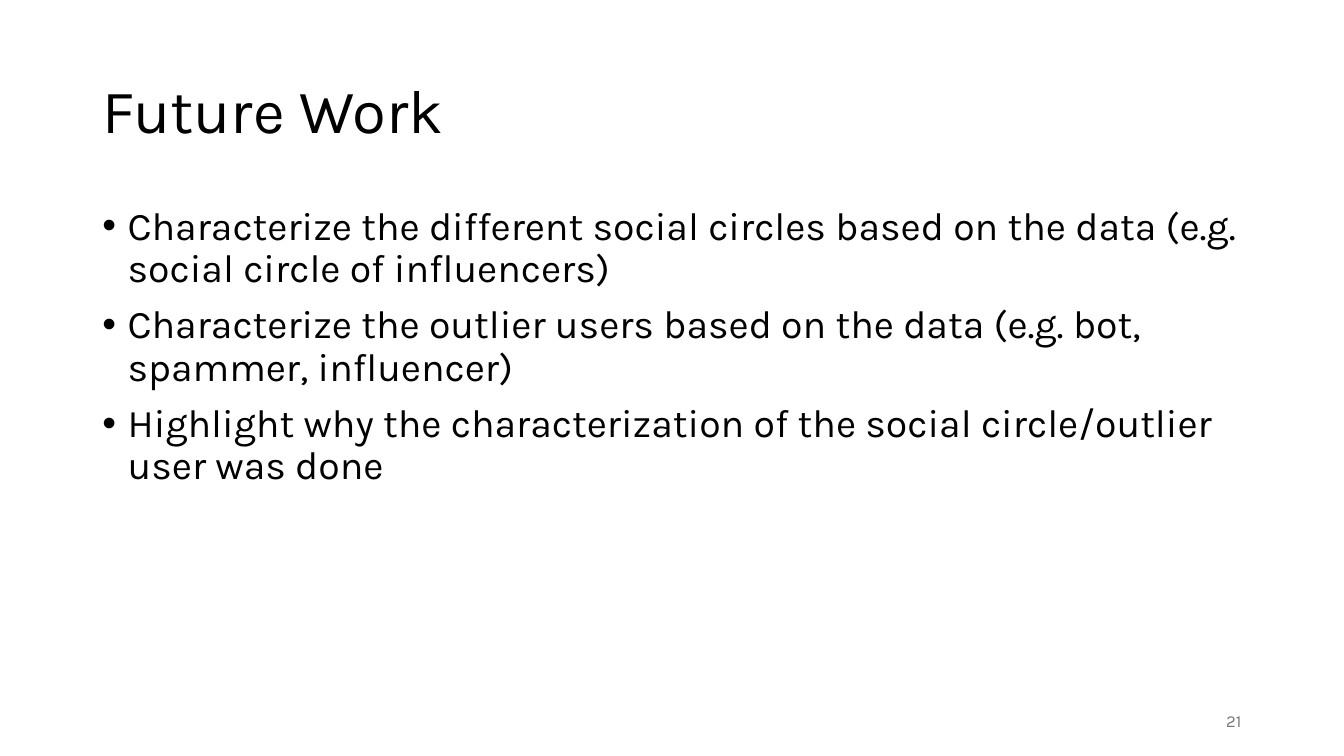
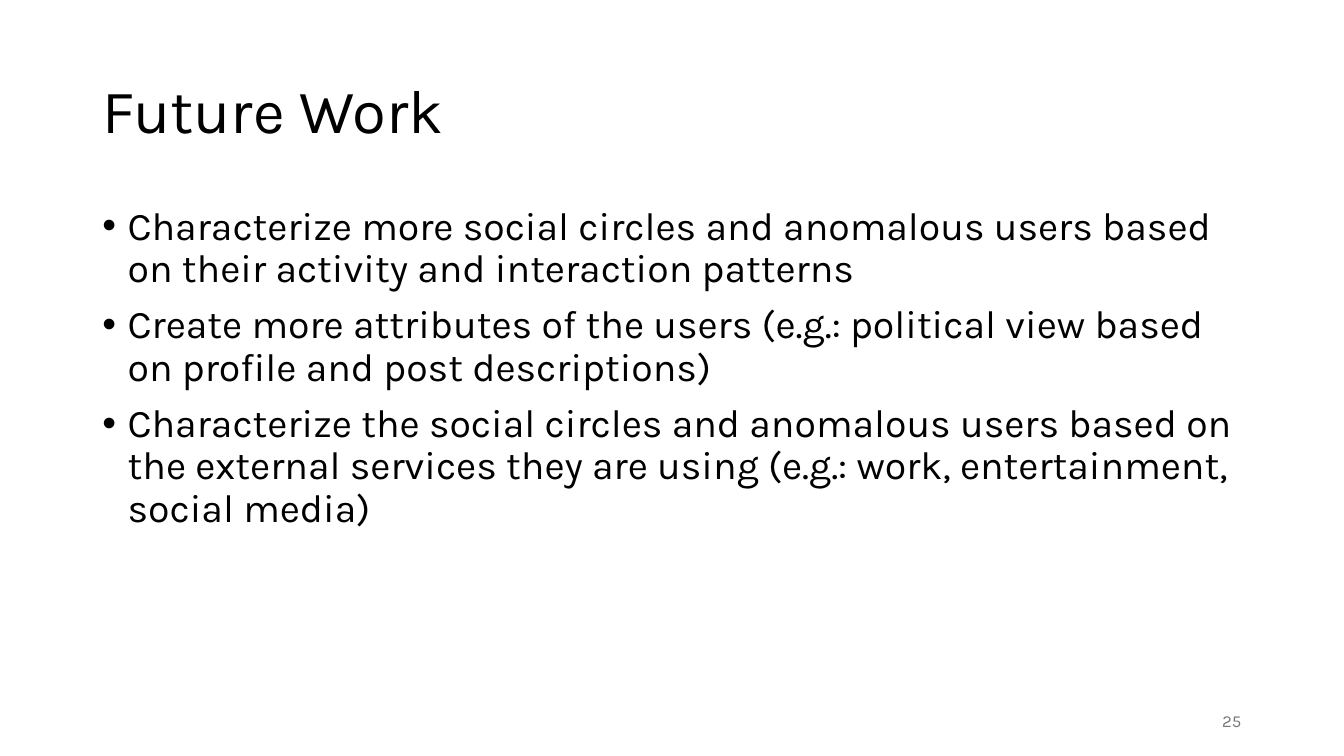
Before and after one commit to jonas-blum/data-mining-1, a slide deck: slide 25 of project/project-presentation-group51.pptx (slide 21 before the commit). Drawn at 1344x756 pixels with LibreOffice and Linux fonts; fonts in the diff are those of the drawing. Boxes give left, top, right and bottom in pixels: in the first picture for what was removed or moved away, otherwise in the second. Text is boxed around its words. In the diff, an @@ line names an element or a change of style, - is before the commit and + after.

```diff
--- a/project/project-presentation-group51.pptx
+++ b/project/project-presentation-group51.pptx
@@ text at (x1=128, y1=213, x2=1231, y2=527): text changed @@
-• Characterize the different social circles based on the data (e.g. social circle of influencers)
-• Characterize the outlier users based on the data (e.g. bot, spammer, influencer)
-• Highlight why the characterization of the social circle/outlier user was done
+• Characterize more social circles and anomalous users based on their activity and interaction patterns
+• Create more attributes of the users (e.g.: political view based on profile and post descriptions)
+• Characterize the social circles and anomalous users based on the external services they are using (e.g.: work, entertainment, social media)
@@ page number at (x1=1222, y1=716, x2=1241, y2=727): text changed @@
-21
+25
```
Also in this commit, not shown: 2 other slides changed, 4 slides added.
